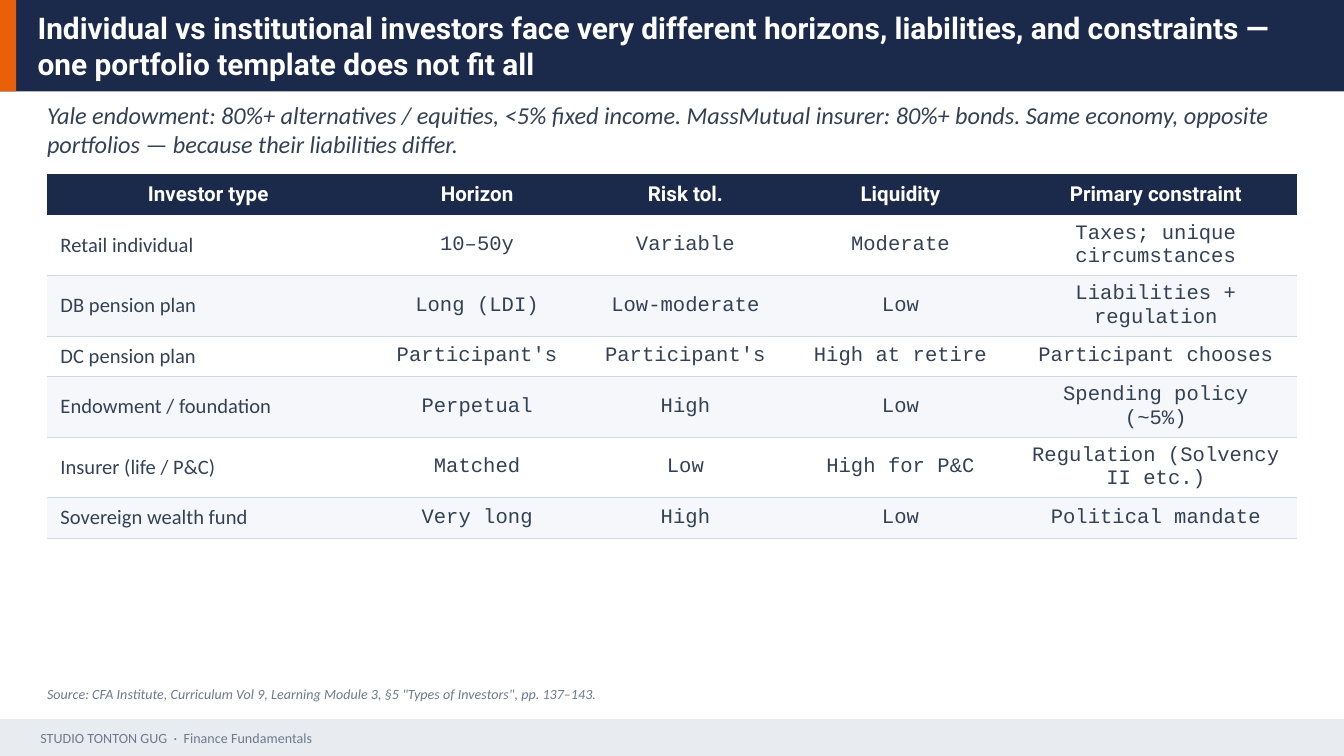
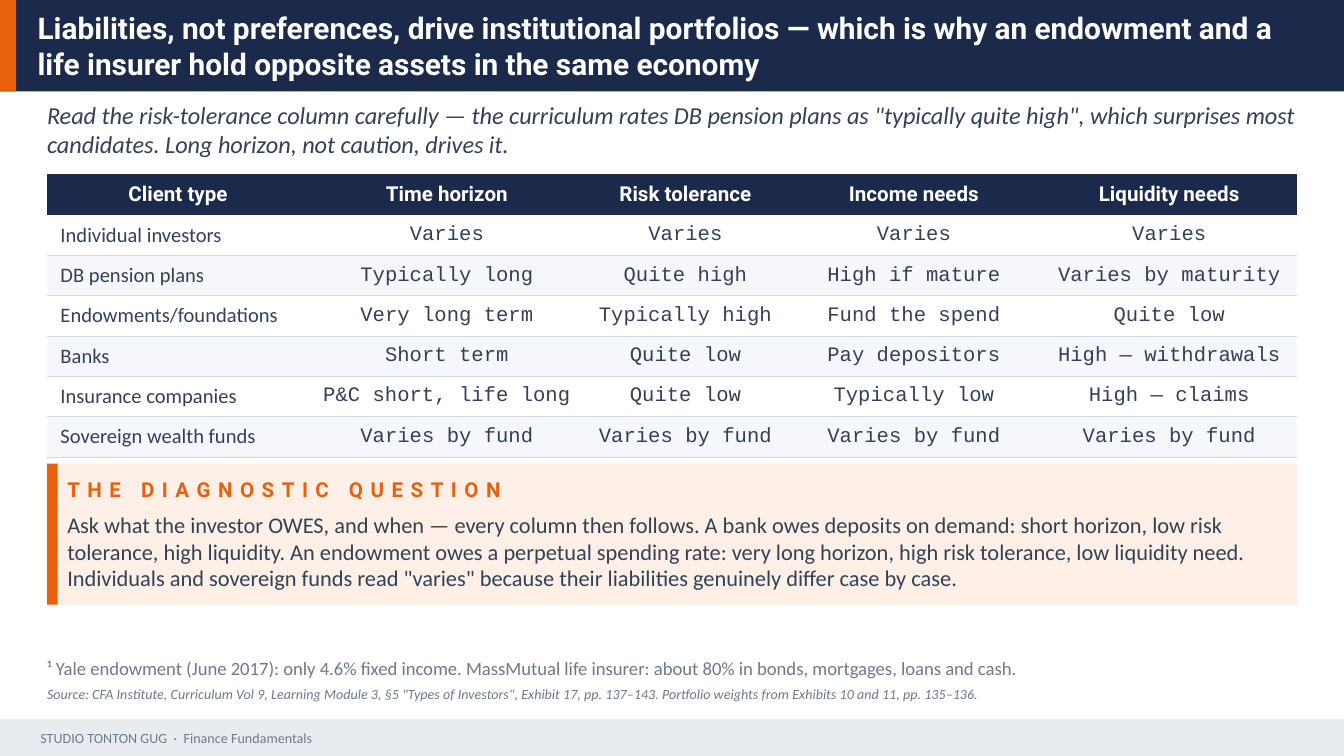
Before and after one commit to Gug4ever/Tonton_Gug_Studio, a slide deck: slide 21 of assets/finance/D20_Portfolio_Management.pptx (slide 20 before the commit). Drawn at 1344x756 pixels with LibreOffice and Linux fonts; fonts in the diff are those of the drawing. Boxes give left, top, right and bottom in pixels: in the first picture for what was removed or moved away, otherwise in the second. Text is boxed around its words. In the diff, an @@ line names an element or a change of style, - is before the commit and + after.

```diff
--- a/assets/finance/D20_Portfolio_Management.pptx
+++ b/assets/finance/D20_Portfolio_Management.pptx
@@ text at (38,16,1272,82): text changed @@
-Individual vs institutional investors face very different horizons, liabilities, and constraints — one portfolio template does not fit all
+Liabilities, not preferences, drive institutional portfolios — which is why an endowment and a life insurer hold opposite assets in the same economy
@@ text at (47,107,1295,157): text changed @@
-Yale endowment: 80%+ alternatives / equities, <5% fixed income. MassMutual insurer: 80%+ bonds. Same economy, opposite portfolios — because their liabilities differ.
+Read the risk-tolerance column carefully — the curriculum rates DB pension plans as "typically quite high", which surprises most candidates. Long horizon, not caution, drives it.
@@ table at (47,175,1297,451) @@
-row 1: Investor type | Horizon | Risk tol. | Liquidity | Primary constraint
+row 1: Client type | Time horizon | Risk tolerance | Income needs | Liquidity needs
-row 2: Retail individual | 10–50y | Variable | Moderate | Taxes; unique circumstances
+row 2: Individual investors | Varies | Varies | Varies | Varies
-row 3: DB pension plan | Long (LDI) | Low-moderate | Low | Liabilities + regulation
+row 3: DB pension plans | Typically long | Quite high | High if mature | Varies by maturity
-row 4: DC pension plan | Participant's | Participant's | High at retire | Participant chooses
+row 4: Endowments/foundations | Very long term | Typically high | Fund the spend | Quite low
-row 5: Endowment / foundation | Perpetual | High | Low | Spending policy (~5%)
+row 5: Banks | Short term | Quite low | Pay depositors | High — withdrawals
-row 6: Insurer (life / P&C) | Matched | Low | High for P&C | Regulation (Solvency II etc.)
+row 6: Insurance companies | P&C short, life long | Quite low | Typically low | High — claims
-row 7: Sovereign wealth fund | Very long | High | Low | Political mandate
+row 7: Sovereign wealth funds | Varies by fund | Varies by fund | Varies by fund | Varies by fund
@@ rectangle added at (47,464,1297,605), fill #FEF0E7 @@
@@ rectangle added at (47,464,58,605), fill #E8600A @@
@@ text added at (67,482,501,500), 11 pt, text #E8600A, bold @@
+THE DIAGNOSTIC QUESTION
@@ text added at (67,517,1244,590), 12 pt, text #334155 @@
+Ask what the investor OWES, and when — every column then follows. A bank owes deposits on demand: short horizon, low risk tolerance, high liquidity. An endowment owes a perpetual spending rate: very long horizon, high risk tolerance, low liquidity need. Individuals and sovereign funds read "varies" because their liabilities genuinely differ case by case.
@@ text at (47,689,977,702): text changed @@
-Source: CFA Institute, Curriculum Vol 9, Learning Module 3, §5 "Types of Investors", pp. 137–143.
+Source: CFA Institute, Curriculum Vol 9, Learning Module 3, §5 "Types of Investors", Exhibit 17, pp. 137–143. Portfolio weights from Exhibits 10 and 11, pp. 135–136.
@@ text added at (47,661,1016,678), 10 pt, text #6B7A8D @@
+¹ Yale endowment (June 2017): only 4.6% fixed income. MassMutual life insurer: about 80% in bonds, mortgages, loans and cash.
```
Also in this commit, not shown: 26 other slides changed, 2 slides added, 1 slide removed, 9 other files.
